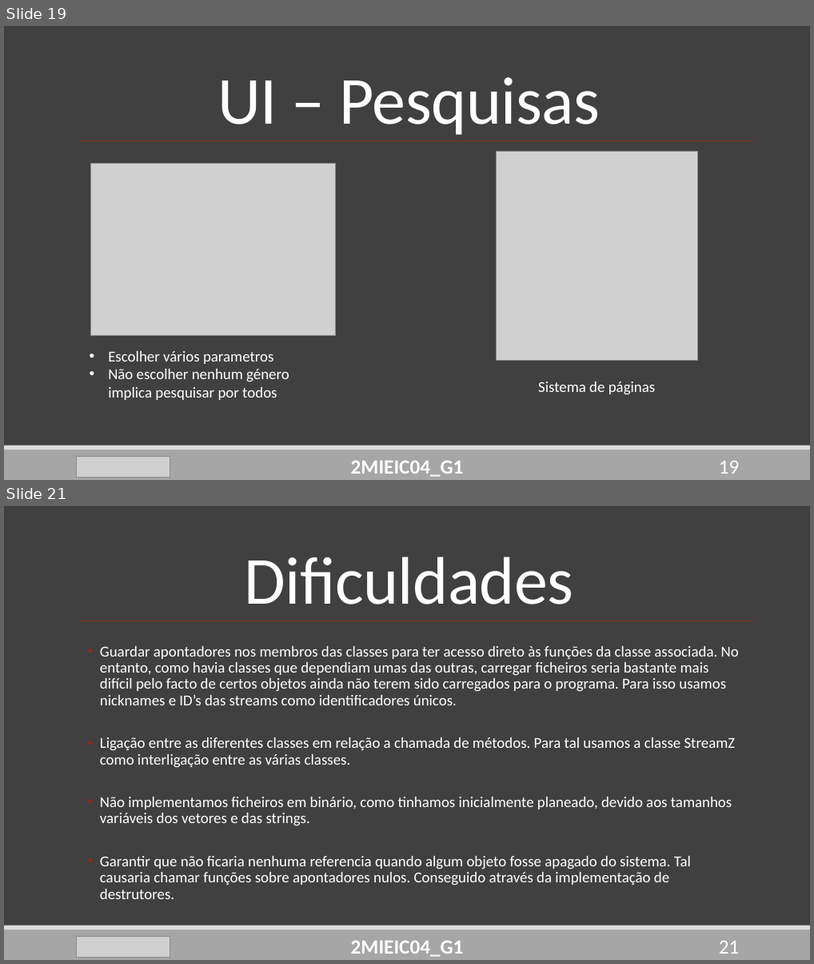
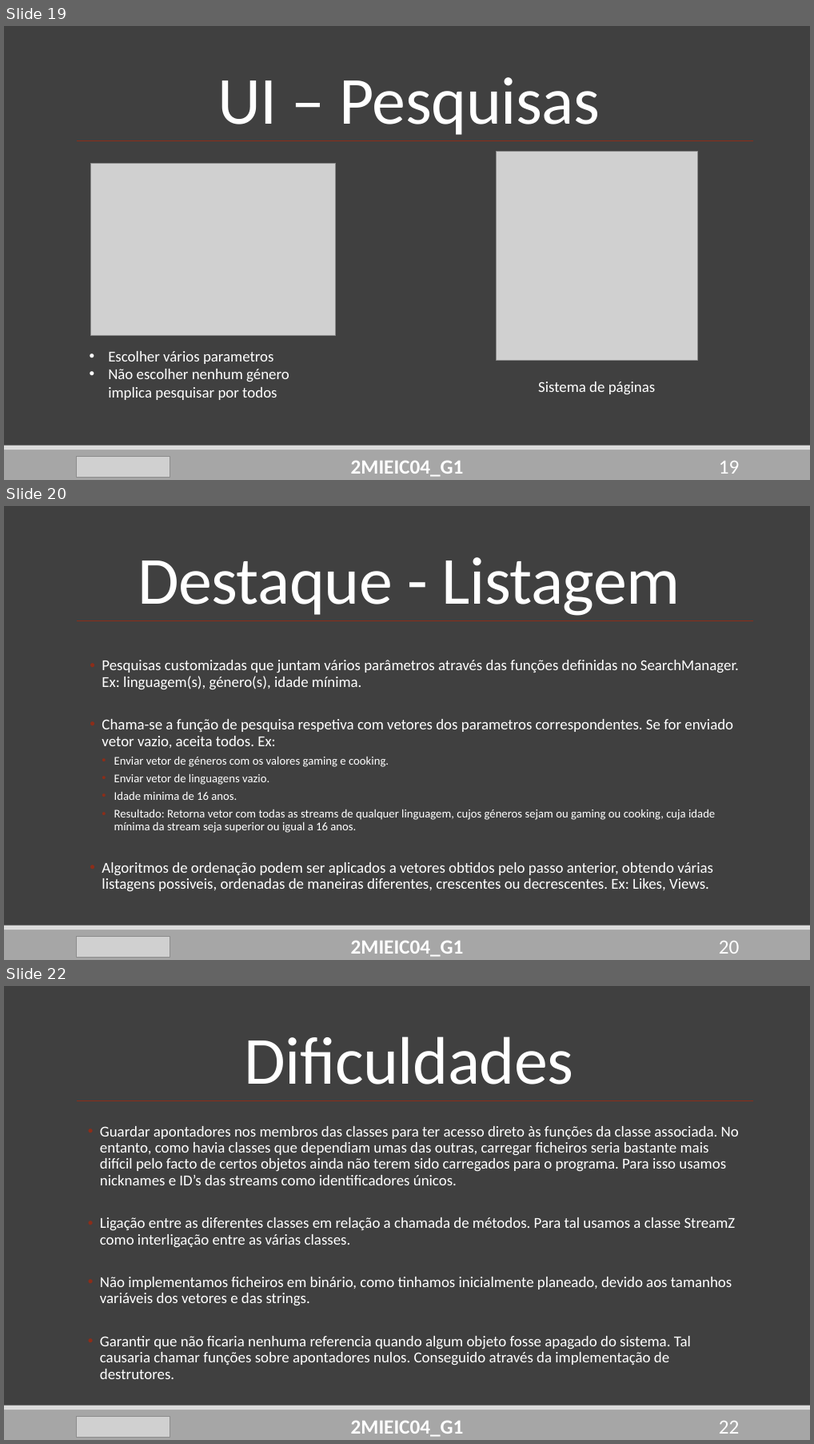
Before and after one commit to DoStini/FEUP-AEDA-proj, a slide deck: StreamZ_Apresentation4.pptx. Shown one above the other, each under a label of ours: slides 19 and 21 before the commit, slides 19, 20 and 22 after it; the slides between them are not shown. The pictures are 814x964 and 814x1444 pixels, drawn with LibreOffice and Linux fonts; fonts in the diff are those of the drawing; grey boxes stand for pictures. Boxes give left, top, right and bottom in pixels: in the first picture for what was removed or moved away, otherwise in the second. Text is boxed around its words. In the diff, an @@ line names an element or a change of style, - is before the commit and + after.

```diff
--- a/StreamZ_Apresentation4.pptx
+++ b/StreamZ_Apresentation4.pptx
@@ slide 20 added at bbox=[4, 506, 810, 960], background #404040; not listed: 3 template elements that a slide beside it also shows @@
@@ title added at bbox=[138, 557, 681, 616], 80 pt, text #FFFFFF @@
+Destaque - Listagem
@@ line added from (754, 621) to (77, 621), #8C2D19 1 pt @@
@@ text added at bbox=[102, 660, 739, 892], 18 pt, text #FFFFFF @@
+  • Pesquisas customizadas que juntam vários parâmetros através das funções definidas no SearchManager. Ex: linguagem(s), género(s), idade mínima.
+  • Chama-se a função de pesquisa respetiva com vetores dos parametros correspondentes. Se for enviado vetor vazio, aceita todos. Ex:
+    • Enviar vetor de géneros com os valores gaming e cooking.
+    • Enviar vetor de linguagens vazio.
+    • Idade minima de 16 anos.
+    • Resultado: Retorna vetor com todas as streams de qualquer linguagem, cujos géneros sejam ou gaming ou cooking, cuja idade mínima da stream seja superior ou igual a 16 anos.
+  • Algoritmos de ordenação podem ser aplicados a vetores obtidos pelo passo anterior, obtendo várias listagens possiveis, ordenadas de maneiras diferentes, crescentes ou decrescentes. Ex: Likes, Views.
@@ picture added at bbox=[77, 936, 170, 956] @@
@@ text added at bbox=[351, 940, 464, 956], 24 pt, text #FFFFFF, bold @@
+2MIEIC04_G1
@@ page number added at bbox=[719, 940, 740, 953], 24 pt, text #FFFFFF @@
+20
@@ what was slide 21 is now slide 22 @@
@@ page number at bbox=[719, 1420, 740, 1433]: text changed @@
-21
+22
```
Also in this commit, not shown: 2 slides changed.
